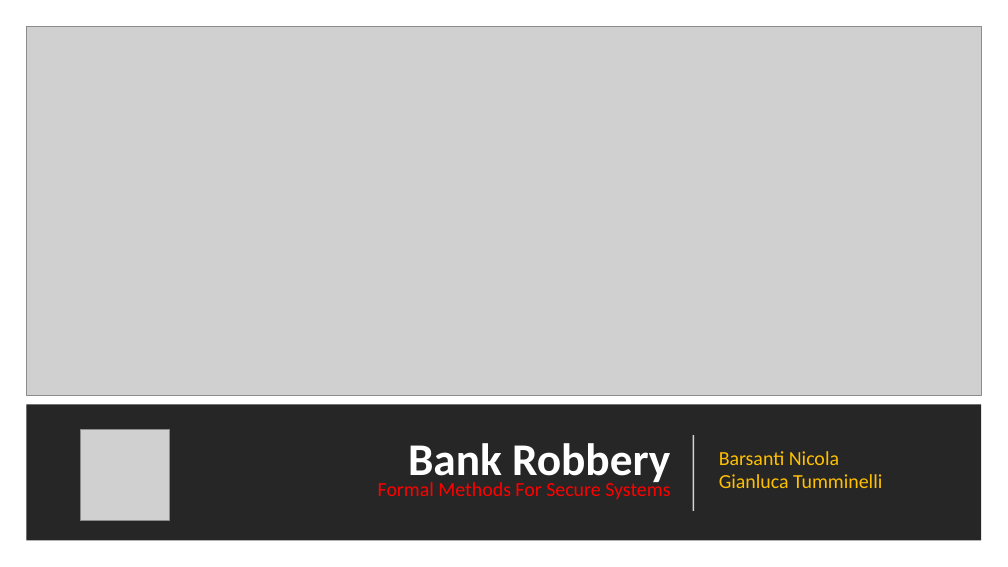
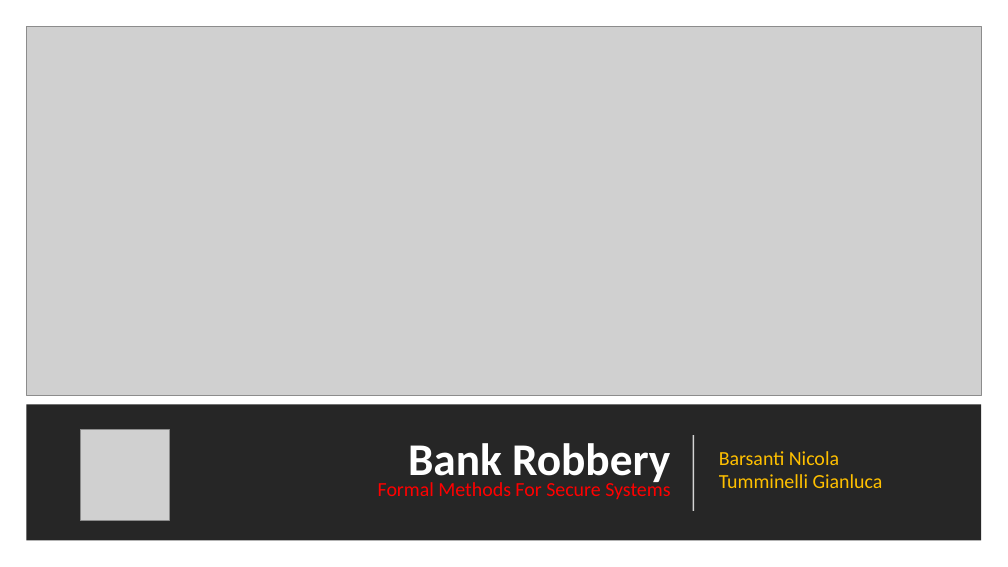
Before and after one commit to BarsantiNicola/BankRobbery, a slide deck: slide 1 of consegna/BankRobbery.pptx. Drawn at 1008x567 pixels with LibreOffice and Linux fonts; fonts in the diff are those of the drawing; grey boxes stand for pictures. Boxes give left, top, right and bottom in pixels: in the first picture for what was removed or moved away, otherwise in the second. Text is boxed around its words. In the diff, an @@ line names an element or a change of style, - is before the commit and + after.

```diff
--- a/consegna/BankRobbery.pptx
+++ b/consegna/BankRobbery.pptx
@@ subtitle at (x1=719, y1=474, x2=883, y2=488): text changed @@
-Gianluca Tumminelli
+Tumminelli Gianluca
```
Also in this commit, not shown: 3 other slides changed, 1 other file.
